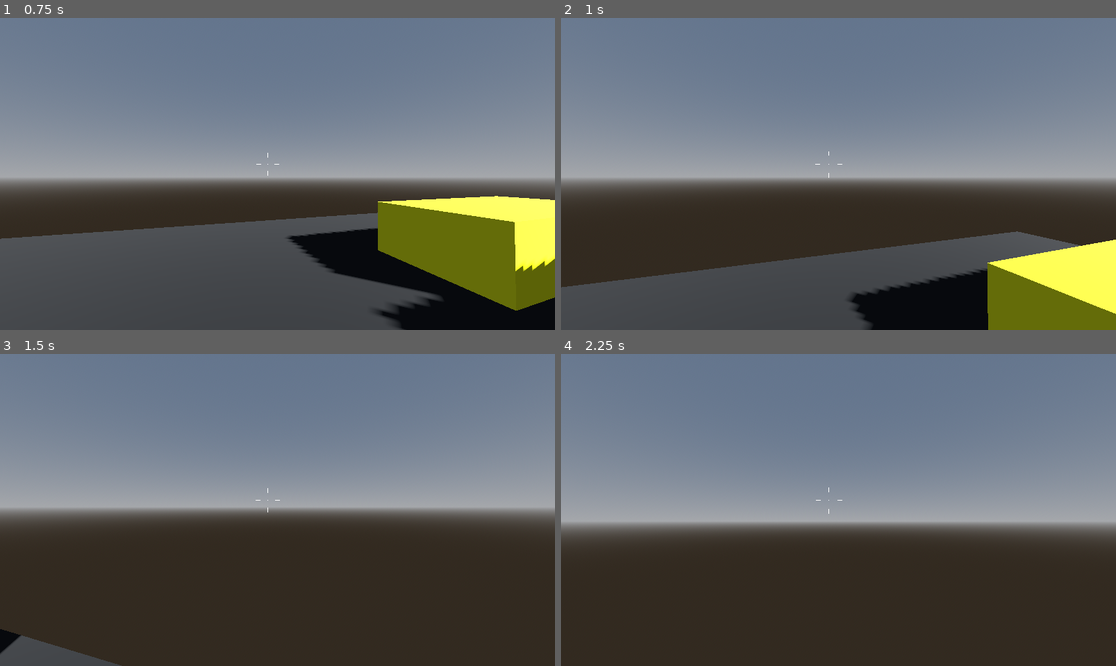
Above: before the commit, frames 1-4 (two rows, left to right).
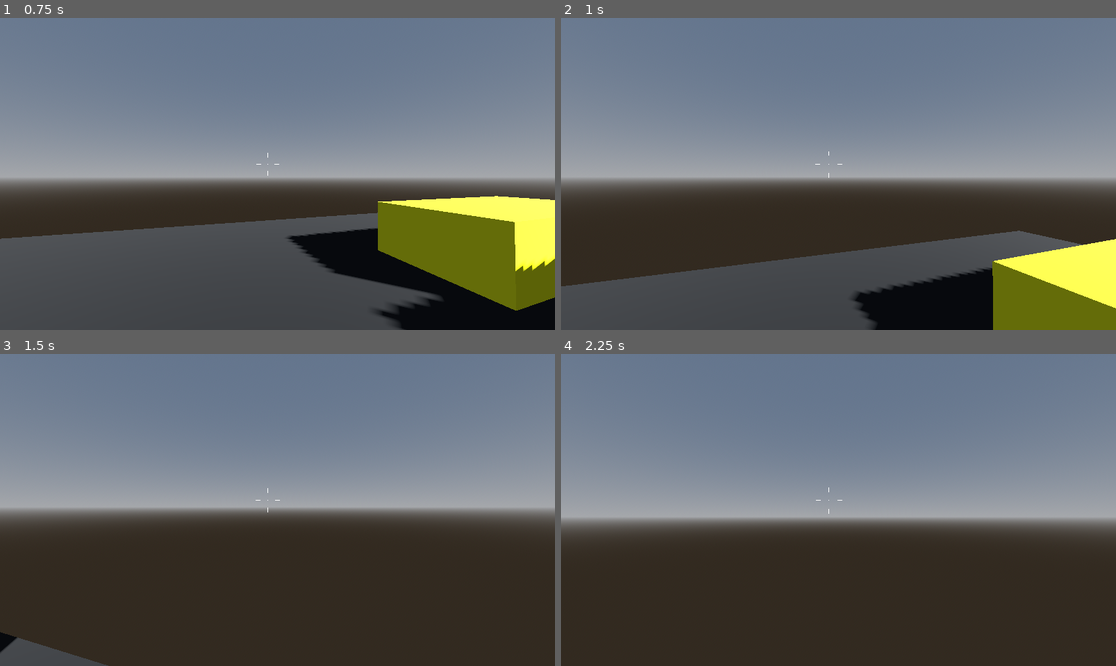
Above: after the commit, the same moments.

Repository: TheSamoanThor/3D-GODOT-FPS-TEST-GAME
Game: Godot game, scene res://levels/0_level.tscn
Two runs of this game, one before a commit and one after it. Both use one fixed random seed, a clock stepped at 60 frames per second and the inputs below.
Inputs (mouse positions are in pixels of both pictures, inside the frame that each line leads up to):
- Up to frame 1 (0.75 s): tap Enter at 0.5 s; move the mouse to (305, 174) at 0.52 s; hold W (move_forward) from 0.53 s (still down); hold Shift (sprint) from 0.53 s (still down)
- Up to frame 2 (1 s): keep holding W (move_forward); keep holding Shift (sprint); tap Space (jump) at 0.77, 0.8 s
- Up to frame 3 (1.5 s): keep holding W (move_forward); tap Space (jump) at 1.07, 1.35 s; move the mouse to (249, 510) at 1.27 s; release Shift (sprint) at 1.28 s
- Up to frame 4 (2.25 s): keep holding W (move_forward); tap Space (jump) at 1.52, 1.82, 2 s; tap Shift (sprint) at 1.55 s; move the mouse to (849, 503) at 2.02 s; hold Ctrl (crouch) from 2.03 s (still down)

Frame 1 is identical in both runs. In frame 2, 1.0% of the frame differs, in the area x 0-100%, y 68-100%; in frame 3, 0.3%; in frame 4, 3.2%, in the area x 0-100%, y 52-56%.

Commit message:
Commit #6. Added jump animations (needs testing)

Diff:
--- a/controllers/fps_controls.tscn
+++ b/controllers/fps_controls.tscn
@@ -145,6 +145,17 @@
 "update": 0,
 "values": [75.0]
 }
+tracks/10/type = "bezier"
+tracks/10/imported = false
+tracks/10/enabled = true
+tracks/10/path = NodePath("CameraController:rotation:x")
+tracks/10/interp = 1
+tracks/10/loop_wrap = true
+tracks/10/keys = {
+"handle_modes": PackedInt32Array(0),
+"points": PackedFloat32Array(0, -0.25, 0, 0.25, 0),
+"times": PackedFloat32Array(0)
+}
 
 [sub_resource type="Animation" id="Animation_7aj5b"]
 resource_name = "crouch"
@@ -183,6 +194,60 @@
 "transitions": PackedFloat32Array(1, 1),
 "update": 0,
 "values": [Vector3(0, 1, 0), Vector3(0, 0.75, 0)]
+}
+
+[sub_resource type="Animation" id="Animation_3vg2j"]
+resource_name = "jumpEnd"
+length = 0.4
+tracks/0/type = "bezier"
+tracks/0/imported = false
+tracks/0/enabled = true
+tracks/0/path = NodePath("CameraController:rotation:x")
+tracks/0/interp = 1
+tracks/0/loop_wrap = true
+tracks/0/keys = {
+"handle_modes": PackedInt32Array(2, 0, 2),
+"points": PackedFloat32Array(-0.0003551935, 0, 0.00056464935, 0, -0.019762727, -0.024, -0.01833333, 0.00011775084, 0.04833334, 0.0003059674, 0.00020945584, -0.26666665, -0.00094108225, 0, 0),
+"times": PackedFloat32Array(0, 0.085, 0.4)
+}
+tracks/1/type = "value"
+tracks/1/imported = false
+tracks/1/enabled = true
+tracks/1/path = NodePath("CameraController:position")
+tracks/1/interp = 1
+tracks/1/loop_wrap = true
+tracks/1/keys = {
+"times": PackedFloat32Array(0, 0.085, 0.4),
+"transitions": PackedFloat32Array(1, 1, 1),
+"update": 0,
+"values": [Vector3(0, 1.5, 0), Vector3(0, 1.45, 0), Vector3(0, 1.5, 0)]
+}
+
+[sub_resource type="Animation" id="Animation_31exe"]
+resource_name = "jump"
+length = 0.55
+tracks/0/type = "value"
+tracks/0/imported = false
+tracks/0/enabled = true
+tracks/0/path = NodePath("CameraController:position")
+tracks/0/interp = 1
+tracks/0/loop_wrap = true
+tracks/0/keys = {
+"times": PackedFloat32Array(0, 0.2, 0.55),
+"transitions": PackedFloat32Array(1, 1, 1),
+"update": 0,
+"values": [Vector3(0, 1.5, 0), Vector3(0, 1.45, 0), Vector3(0, 1.5, 0)]
+}
+tracks/1/type = "bezier"
+tracks/1/imported = false
+tracks/1/enabled = true
+tracks/1/path = NodePath("CameraController:rotation:x")
+tracks/1/interp = 1
+tracks/1/loop_wrap = true
+tracks/1/keys = {
+"handle_modes": PackedInt32Array(0, 2, 0),
+"points": PackedFloat32Array(0, -0.25, 0, 0.1, -0.00016697825, -0.001, -0.09999486, 0.00019122832, 0.16666667, -0.00031873025, 4.5508285e-05, -0.116666675, -0.00021248654, 0, 0),
+"times": PackedFloat32Array(0, 0.2, 0.55)
 }
 
 [sub_resource type="Animation" id="Animation_vgucd"]
@@ -367,6 +432,8 @@
 _data = {
 &"RESET": SubResource("Animation_f1558"),
 &"crouching": SubResource("Animation_7aj5b"),
+&"jumpEnd": SubResource("Animation_3vg2j"),
+&"jumpStart": SubResource("Animation_31exe"),
 &"sliding": SubResource("Animation_vgucd"),
 &"sprinting": SubResource("Animation_4vovg"),
 &"walking": SubResource("Animation_hwntv")
--- a/controllers/scripts/fps_controls.gd
+++ b/controllers/scripts/fps_controls.gd
@@ -31,6 +31,8 @@
 func _physics_process(delta: float) -> void:
 	global.debug.add_property("RealSpeed", velocity.length(), 1)
 	global.debug.add_property("RealSpeedVect", get_real_velocity(), 2)
+	global.debug.add_property("Animation", ANIMATIONPLAYER.current_animation, 2)
+	global.debug.add_property("Rotation", rotation, 2)
 	#global.debug.add_property("Z tilt", CAMERA_CONTROLLER.rotation.z, 2)
 	_update_camera()
 
@@ -64,7 +66,6 @@
 	if CROUCH_SHAPECAST != null:
 		CROUCH_SHAPECAST.add_exception(self)
 
-
 func update_gravity(delta: float) -> void:
 	velocity += get_gravity() * delta
 
--- a/levels/0_level.tscn
+++ b/levels/0_level.tscn
@@ -10,7 +10,6 @@
 [sub_resource type="Environment" id="Environment_0l87g"]
 background_mode = 2
 sky = SubResource("Sky_xm2q8")
-ssr_enabled = true
 ssao_enabled = true
 
 [sub_resource type="ConcavePolygonShape3D" id="ConcavePolygonShape3D_yihgt"]
--- a/levels/1_level.tscn
+++ b/levels/1_level.tscn
@@ -11,7 +11,6 @@
 background_mode = 2
 sky = SubResource("Sky_plumh")
 ambient_light_energy = 8.0
-ssr_enabled = true
 ssao_enabled = true
 glow_enabled = true
 fog_enabled = true
--- a/levels/2_level.tscn
+++ b/levels/2_level.tscn
@@ -12,7 +12,6 @@
 [sub_resource type="Environment" id="Environment_gmgar"]
 background_mode = 2
 sky = SubResource("Sky_cvdc1")
-ssr_enabled = true
 ssao_enabled = true
 
 [sub_resource type="StandardMaterial3D" id="StandardMaterial3D_5mmbs"]
--- a/scripts/States/IdlePlayerState.gd
+++ b/scripts/States/IdlePlayerState.gd
@@ -2,6 +2,8 @@
 extends PlayerMovementState
 
 func enter(previous_state) -> void:
+	if ANIMATION.is_playing() and ANIMATION.current_animation == "jumpEnd":
+		await ANIMATION.animation_finished
 	ANIMATION.pause()
 
 func update(delta: float) -> void:
--- a/scripts/States/JumpingPlayerState.gd
+++ b/scripts/States/JumpingPlayerState.gd
@@ -11,6 +11,7 @@
 func enter(previous_state) -> void:
 	# Reset the counter and perform the first initial jump
 	current_jump_count = 1
+	ANIMATION.play("jumpStart")
 	perform_jump()
 
 func update(delta: float) -> void:
@@ -27,6 +28,7 @@
 
 	# Transition back to ground states when landing
 	if PLAYER.is_on_floor():
+		ANIMATION.play("jumpEnd")
 		coyote_timer = 0.0
 		var input_dir = Input.get_vector("move_left", "move_right", "move_forward", "move_backward")
 		if input_dir.length() > 0.0:
--- a/scripts/States/SprintingPlayerState.gd
+++ b/scripts/States/SprintingPlayerState.gd
@@ -7,6 +7,8 @@
 @export var TOP_ANIM_SPEED : float = 1.6
 
 func enter(previous_state) -> void:
+	if ANIMATION.is_playing() and ANIMATION.current_animation == "jumpEnd":
+		await ANIMATION.animation_finished
 	ANIMATION.play('sprinting', 0.5, 1.0)
 
 func exit() -> void:
@@ -44,5 +46,12 @@
 			return
 
 func set_anim_speed(spd: float) -> void:
+	# If the AnimationPlayer is still blending or processing 'jumpEnd',
+	# do NOT override the speed_scale with locomotion speed. Keep it normal (1.0).
+	if ANIMATION.current_animation == "jumpEnd":
+		ANIMATION.speed_scale = 1.0
+		return
+
+	# Otherwise, scale walking/sprinting pace normally
 	var alpha = remap(spd, 0.0, SPEED, 0.0, 1.0)
 	ANIMATION.speed_scale = lerp(0.0, TOP_ANIM_SPEED, alpha)
--- a/scripts/States/WalkingPlayerState.gd
+++ b/scripts/States/WalkingPlayerState.gd
@@ -7,6 +7,8 @@
 @export var TOP_ANIM_SPEED : float = 2.2
 
 func enter(previous_state) -> void:
+	if ANIMATION.is_playing() and ANIMATION.current_animation == "jumpEnd":
+		await ANIMATION.animation_finished
 	ANIMATION.play('walking', -1.0, 1.0)
 
 func exit() -> void:
@@ -48,5 +50,12 @@
 			return
 
 func set_anim_speed(spd: float) -> void:
+	# If the AnimationPlayer is still blending or processing 'jumpEnd',
+	# do NOT override the speed_scale with locomotion speed. Keep it normal (1.0).
+	if ANIMATION.current_animation == "jumpEnd":
+		ANIMATION.speed_scale = 1.0
+		return
+
+	# Otherwise, scale walking/sprinting pace normally
 	var alpha = remap(spd, 0.0, SPEED, 0.0, 1.0)
 	ANIMATION.speed_scale = lerp(0.0, TOP_ANIM_SPEED, alpha)
